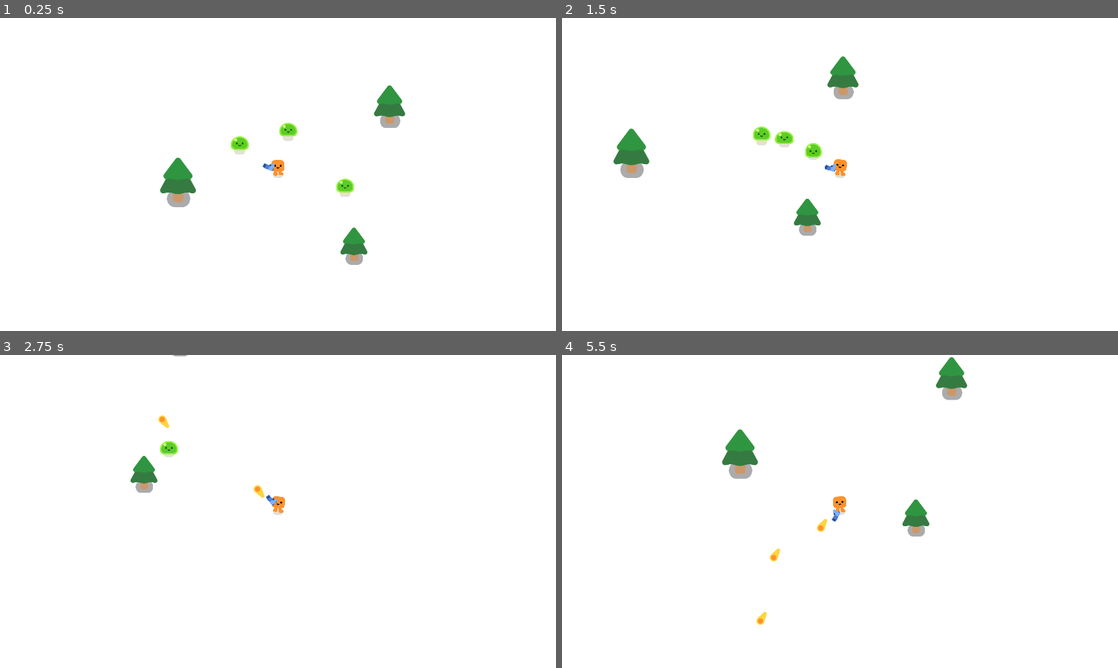
Above: before the commit, frames 1-4 (two rows, left to right).
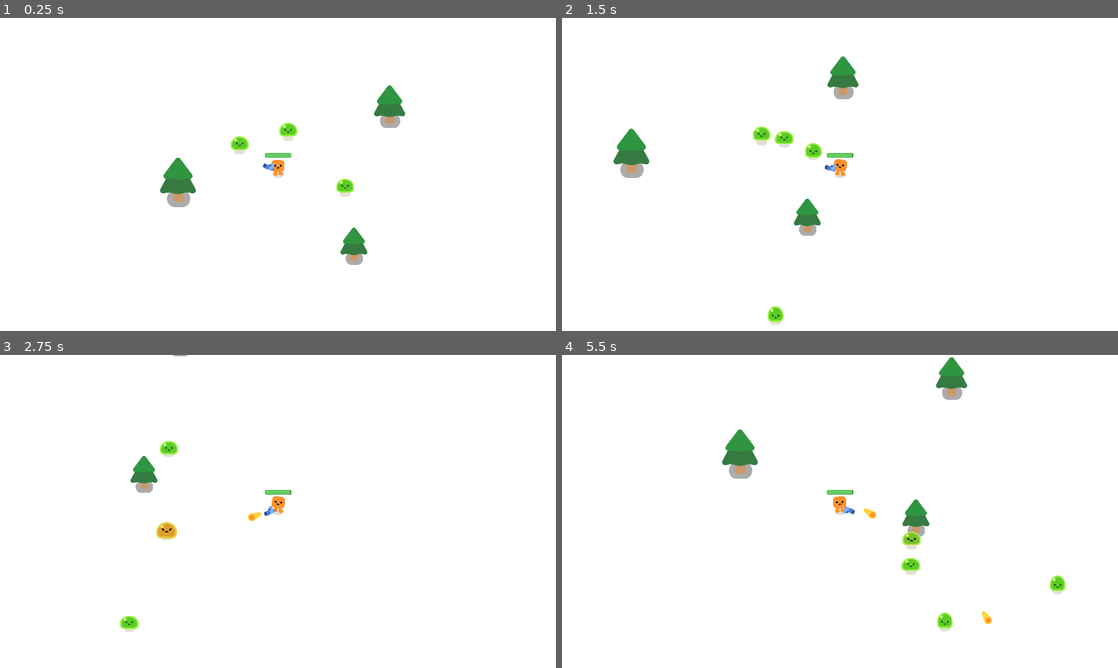
Above: after the commit, the same moments.

Repository: Stilltyde/Godot-4.2-Vampire-Survivors
Game: Godot game, scene res://survivors_game.tscn
Two runs of this game, one before a commit and one after it. Both use one fixed random seed, a clock stepped at 60 frames per second and the inputs below.
Inputs:
- Up to frame 1 (0.25 s): no input
- Up to frame 2 (1.5 s): hold D (move_right) 0.53-1.28 s; hold S (move_down) from 1.28 s (still down)
- Up to frame 3 (2.75 s): release S (move_down) at 2.03 s; hold D (move_right) from 2.03 s (still down)
- Up to frame 4 (5.5 s): release D (move_right) at 2.78 s; hold W (move_up) 2.78-3.53 s; hold A (move_left) 3.53-5.03 s; hold S (move_down) from 5.03 s (still down)

The runs differ from the first frame. In frame 1, less than 0.1% of the frame differs, in the area x 47-53%, y 43-45%; in frame 2, 0.2%; in frame 3, 0.6%; in frame 4, 1.0%, in the area x 34-91%, y 43-89%.

Commit message:
safe to say it's done

Diff:
--- a/player.gd
+++ b/player.gd
@@ -14,11 +14,11 @@
 	else:
 		%HappyBoo.play_idle_animation()
 
-	const DAMAGE_RATE = 50.0
+	const DAMAGE_RATE = 10.0
 	var overlapping_mobs = %HurtBox.get_overlapping_bodies()
 
 	if overlapping_mobs.size() > 0:
 		health -= DAMAGE_RATE * overlapping_mobs.size() * delta
-
+		%ProgressBar.value = health
 		if health <= 0.0:
 			health_depleted.emit()
--- a/player.tscn
+++ b/player.tscn
@@ -9,6 +9,20 @@
 
 [sub_resource type="CircleShape2D" id="CircleShape2D_i3pqv"]
 radius = 37.0
+
+[sub_resource type="StyleBoxFlat" id="StyleBoxFlat_i3pqv"]
+bg_color = Color(0.152941, 0.168627, 0.188235, 1)
+corner_radius_top_left = 8
+corner_radius_top_right = 8
+corner_radius_bottom_right = 8
+corner_radius_bottom_left = 8
+
+[sub_resource type="StyleBoxFlat" id="StyleBoxFlat_hqtel"]
+bg_color = Color(0.388235, 0.8, 0.372549, 1)
+corner_radius_top_left = 8
+corner_radius_top_right = 8
+corner_radius_bottom_right = 8
+corner_radius_bottom_left = 8
 
 [node name="Player" type="CharacterBody2D"]
 script = ExtResource("1_onrkg")
@@ -34,3 +48,14 @@
 [node name="CollisionShape2D" type="CollisionShape2D" parent="HurtBox"]
 shape = SubResource("CircleShape2D_i3pqv")
 debug_color = Color(0.82172, 0.217072, 0.273191, 0.42)
+
+[node name="ProgressBar" type="ProgressBar" parent="."]
+unique_name_in_owner = true
+offset_left = -83.0
+offset_top = -134.0
+offset_right = 85.0
+offset_bottom = -107.0
+theme_override_styles/background = SubResource("StyleBoxFlat_i3pqv")
+theme_override_styles/fill = SubResource("StyleBoxFlat_hqtel")
+value = 100.0
+show_percentage = false
--- /dev/null
+++ b/survivors_game.gd
@@ -0,0 +1,10 @@
+extends Node2D
+
+func spawn_mob():
+	var mob = preload("res://slimie.tscn").instantiate()
+	%PathFollow2D.progress_ratio = randf()
+	mob.global_position = %PathFollow2D.global_position
+	add_child(mob)
+
+func _on_mob_spawn_timer_timeout() -> void:
+	spawn_mob()
--- a/survivors_game.tscn
+++ b/survivors_game.tscn
@@ -1,13 +1,21 @@
-[gd_scene load_steps=4 format=3 uid="uid://cwlx74udwb7u2"]
+[gd_scene load_steps=6 format=3 uid="uid://cwlx74udwb7u2"]
 
 [ext_resource type="PackedScene" uid="uid://cb5ak63lgg7ri" path="res://player.tscn" id="1_3cish"]
+[ext_resource type="Script" uid="uid://rm00tf6ij0" path="res://survivors_game.gd" id="1_qqaft"]
 [ext_resource type="PackedScene" uid="uid://dicqo6a4j1n7s" path="res://pine_tree.tscn" id="2_y3pti"]
 [ext_resource type="PackedScene" uid="uid://d0l36bt6drvhp" path="res://slimie.tscn" id="4_7jj1j"]
+
+[sub_resource type="Curve2D" id="Curve2D_7jj1j"]
+_data = {
+"points": PackedVector2Array(0, 0, 0, 0, 2004.17, -1579.26, 0, 0, 0, 0, 2009.64, 1331.25, 0, 0, 0, 0, -2159.17, 1276.54, 0, 0, 0, 0, -2164.64, -1573.79)
+}
+point_count = 4
 
 [node name="Game" type="Node2D"]
 y_sort_enabled = true
 position = Vector2(965, 579)
 scale = Vector2(0.548358, 0.548358)
+script = ExtResource("1_qqaft")
 
 [node name="CanvasLayer" type="CanvasLayer" parent="."]
 layer = -1
@@ -33,6 +41,14 @@
 
 [node name="Player" parent="." instance=ExtResource("1_3cish")]
 
+[node name="Path2D" type="Path2D" parent="Player"]
+curve = SubResource("Curve2D_7jj1j")
+
+[node name="PathFollow2D" type="PathFollow2D" parent="Player/Path2D"]
+unique_name_in_owner = true
+position = Vector2(2004.17, -1579.26)
+rotation = 1.56892
+
 [node name="Slimie" parent="." instance=ExtResource("4_7jj1j")]
 position = Vector2(-319.134, -193.304)
 
@@ -41,3 +57,9 @@
 
 [node name="Slimie3" parent="." instance=ExtResource("4_7jj1j")]
 position = Vector2(510.615, 145.89)
+
+[node name="Mob_Spawn_Timer" type="Timer" parent="."]
+unique_name_in_owner = true
+autostart = true
+
+[connection signal="timeout" from="Mob_Spawn_Timer" to="." method="_on_mob_spawn_timer_timeout"]
Not shown: 1 places in player.tscn that only renumber resources
Not shown, added: survivors_game.gd.uid
